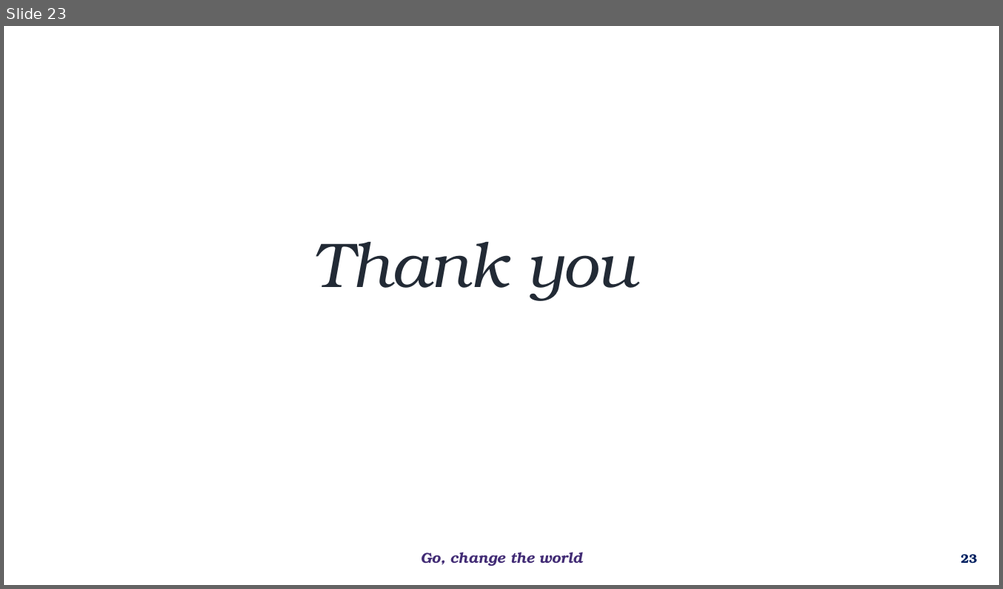
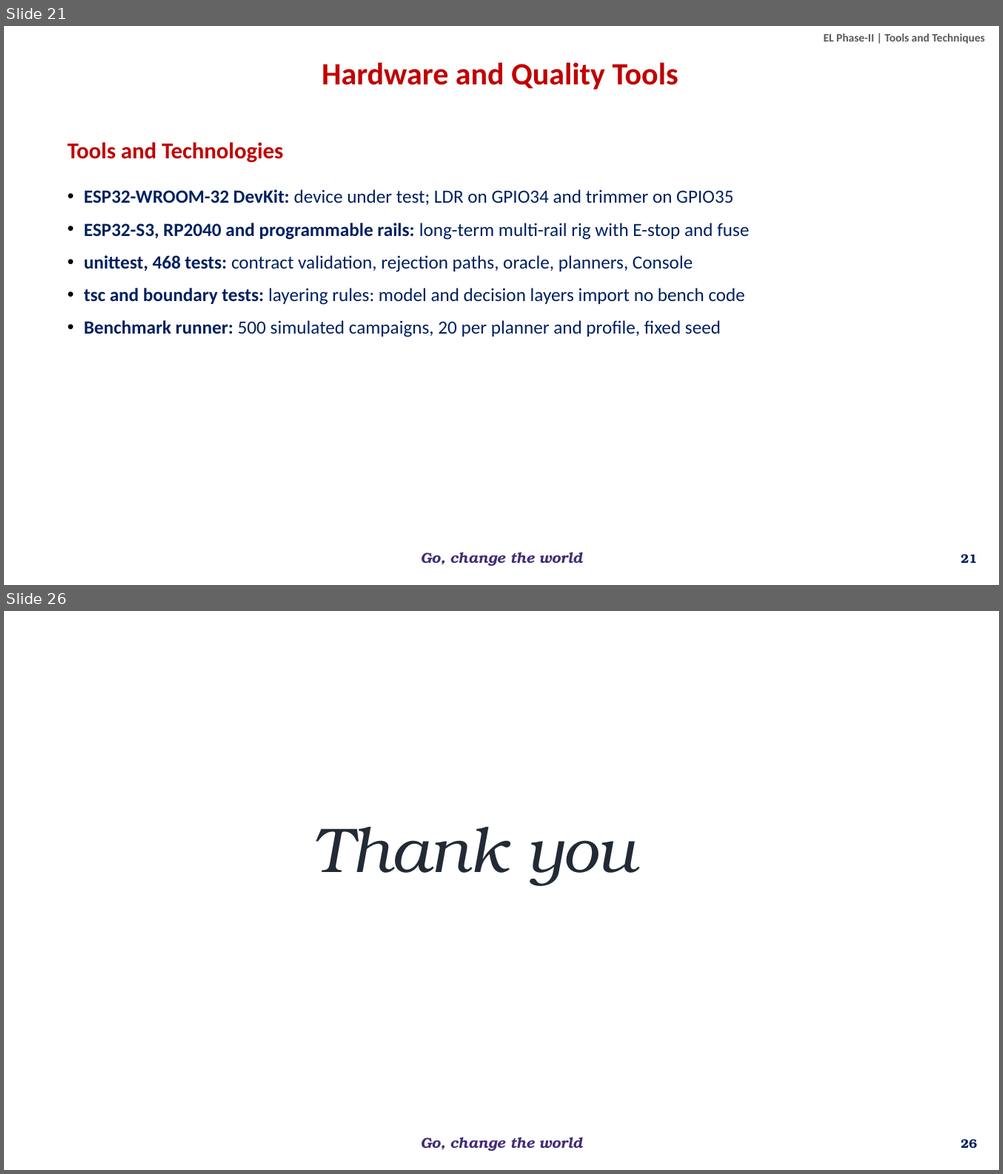
Before and after one commit to overclocked-2124/ChipCheck, a slide deck: docs/presentation/AI-Driven Adaptive Physical Testing for Embedded Systems - Phase 2.pptx. Shown one above the other, each under a label of ours: slide 23 before the commit, slides 21 and 26 after it; the slides between them are not shown. The pictures are 1003x589 and 1003x1174 pixels, drawn with LibreOffice and Linux fonts; fonts in the diff are those of the drawing; background and template pictures are left out. Boxes give left, top, right and bottom in pixels: in the first picture for what was removed or moved away, otherwise in the second. Text is boxed around its words. In the diff, an @@ line names an element or a change of style, - is before the commit and + after.

```diff
--- a/docs/presentation/AI-Driven Adaptive Physical Testing for Embedded Systems - Phase 2.pptx
+++ b/docs/presentation/AI-Driven Adaptive Physical Testing for Embedded Systems - Phase 2.pptx
@@ slide 21 added at (4, 26, 999, 585), background #FFFFFF; not listed: 1 template element that a slide beside it also shows @@
@@ text added at (823, 33, 984, 44), 11 pt, text #595959, bold @@
+EL Phase-II | Tools and Techniques
@@ text added at (321, 62, 678, 90), 30 pt, text #C00000, bold @@
+Hardware and Quality Tools
@@ text added at (68, 142, 283, 163), 22 pt, text #C00000, bold @@
+Tools and Technologies
@@ text added at (84, 190, 748, 338), 18 pt, text #002060 @@
+• ESP32-WROOM-32 DevKit: device under test; LDR on GPIO34 and trimmer on GPIO35
+• ESP32-S3, RP2040 and programmable rails: long-term multi-rail rig with E-stop and fuse
+• unittest, 468 tests: contract validation, rejection paths, oracle, planners, Console
+• tsc and boundary tests: layering rules: model and decision layers import no bench code
+• Benchmark runner: 500 simulated campaigns, 20 per planner and profile, fixed seed
@@ page number added at (960, 554, 976, 563), 12 pt, text #002060, bold @@
+21
@@ what was slide 23 is now slide 26 @@
@@ page number at (960, 1139, 976, 1148): text changed @@
-23
+26
```
Also in this commit, not shown: 17 slides changed, 3 other slides added, 1 slide removed.
